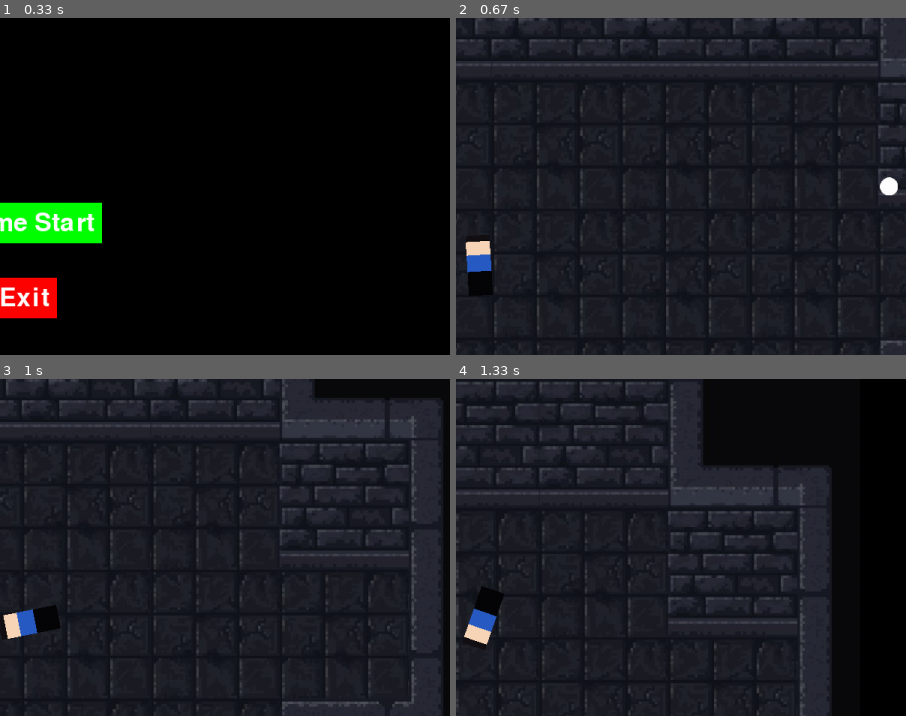
Above: before the commit, frames 1-4 (two rows, left to right).
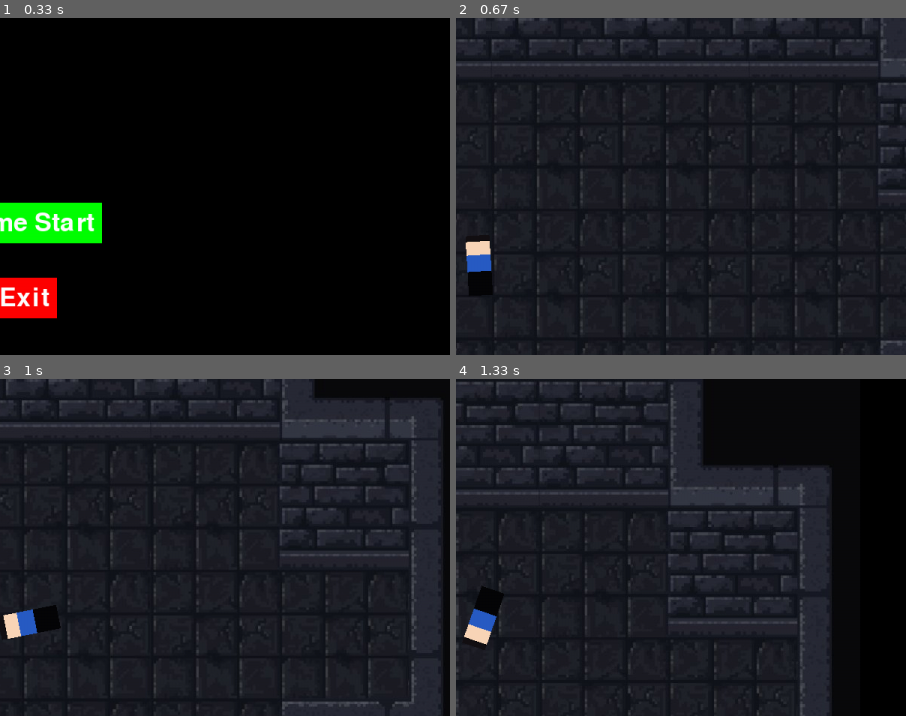
Above: after the commit, the same moments.

Repository: Seo-BJ/PyGame-TermProject
Game: pygame game, started from GameManager.py
The game is run twice, just before and just after one commit, with the same random seed, the same clock (stepped at 60 frames per second) and the same inputs.
Inputs (mouse positions are % of the whole screen's width and height, from its top left):
- Up to frame 1 (0.33 s): no input
- Up to frame 2 (0.67 s): press the mouse at (50, 44) at 0.37 s; move the mouse to (61, 46) at 0.47 s; release the mouse at (73, 48) at 0.6 s
- Up to frame 3 (1 s): hold D from 0.67 s (still down); move the mouse to (46, 23) at 0.7 s
- Up to frame 4 (1.33 s): release D at 1.13 s; hold W from 1.17 s (still down); move the mouse to (42, 46) at 1.2 s
The pictures show only the part of the screen within x 47-97%, y 14-64%; the shares and areas given below are measured in that part.

Frame 1 is identical in both runs. In frame 2, 0.2% of the frame differs, in the area x 94-99%, y 47-53%; in frame 3, nothing differs; in frame 4, nothing differs.

Commit message:
Main Loop에 있는 Shoot Event 분리
Shoot Event Player Class로 변경
directions 전역변수로 변경

Diff:
--- a/GameManager.py
+++ b/GameManager.py
@@ -133,7 +133,17 @@
 
 # Game Start before the game loop
 menu.start_menu()
-
+# Enemy Spawn Direction
+directions = [
+            pygame.math.Vector2(1, 0),  # Right
+            pygame.math.Vector2(1, 1).normalize(),  # Down-Rightds
+            pygame.math.Vector2(0, 1),  # Down
+            pygame.math.Vector2(-1, 1).normalize(), # Down-Left
+            pygame.math.Vector2(-1, 0), # Left
+            pygame.math.Vector2(-1, -1).normalize(),# Up-Left
+            pygame.math.Vector2(0, -1), # Up
+            pygame.math.Vector2(1, -1).normalize(), # Up-Right
+        ]
 # Game loop
 running = True
 while running:
@@ -144,14 +154,7 @@
         # Quit PyGame Program
         if event.type == pygame.QUIT:
             running = False
-        # Mouse Button
-        if pygame.mouse.get_pressed() == (1, 0, 0):
-            player.shoot = True
-            projectile = player.is_shooting()
-            projectile_group.add(projectile)
-            all_sprites_group.add(projectile)
-        else:
-            player.shoot = False
+
 
     # Game Over Event
     if player.current_hp <= 0:
@@ -169,18 +172,6 @@
     current_time = pygame.time.get_ticks()
     if current_time - last_enemy_spawn_time > ENEMY_SPAWN_INTERVAL:
         last_enemy_spawn_time = current_time
-
-        directions = [
-            pygame.math.Vector2(1, 0),  # Right
-            pygame.math.Vector2(1, 1).normalize(),  # Down-Rightds
-            pygame.math.Vector2(0, 1),  # Down
-            pygame.math.Vector2(-1, 1).normalize(), # Down-Left
-            pygame.math.Vector2(-1, 0), # Left
-            pygame.math.Vector2(-1, -1).normalize(),# Up-Left
-            pygame.math.Vector2(0, -1), # Up
-            pygame.math.Vector2(1, -1).normalize(), # Up-Right
-        ]
-
         for direction in directions:
             spawn_distance = max(WIDTH, HEIGHT) * 1.5
             spawn_position = player.pos + direction * spawn_distance
--- a/player.py
+++ b/player.py
@@ -15,12 +15,12 @@
         self.speed = PLAYER_SPEED
 
         self.shoot = False
-        self.shoot_cooldown = 0
+        self.shoot_cooldown = SHOOT_COOLDOWN
 
         self.gun_barrel_offset = pygame.math.Vector2(GUN_OFFXET_X, GUN_OFFXET_Y)
 
         # Player HP
-        self.max_hp = PLAYER_MAXHP
+        self.max_hp = 100
         self.current_hp = self.max_hp
 
     def player_rotation(self):
@@ -53,11 +53,18 @@
 
 
 
-    def is_shooting(self):
+    def is_shooting(self, projectile_group, all_sprites_group):
         if self.shoot_cooldown == 0:
             self.shoow_cooldown = SHOOT_COOLDOWN
             spawn_projectile_pos = self.pos + self.gun_barrel_offset.rotate(self.angle)
             self.projectile = Projectile(spawn_projectile_pos[0], spawn_projectile_pos[1], self.angle)
+            if pygame.mouse.get_pressed() == (1, 0, 0):
+                print("Left Mouse Button Clicked")
+                self.player.shoot = True
+                projectile_group.add(self.projectile)
+                all_sprites_group.add(self.projectile)
+            else:
+                self.player.shoot = False
 
             return self.projectile
 
